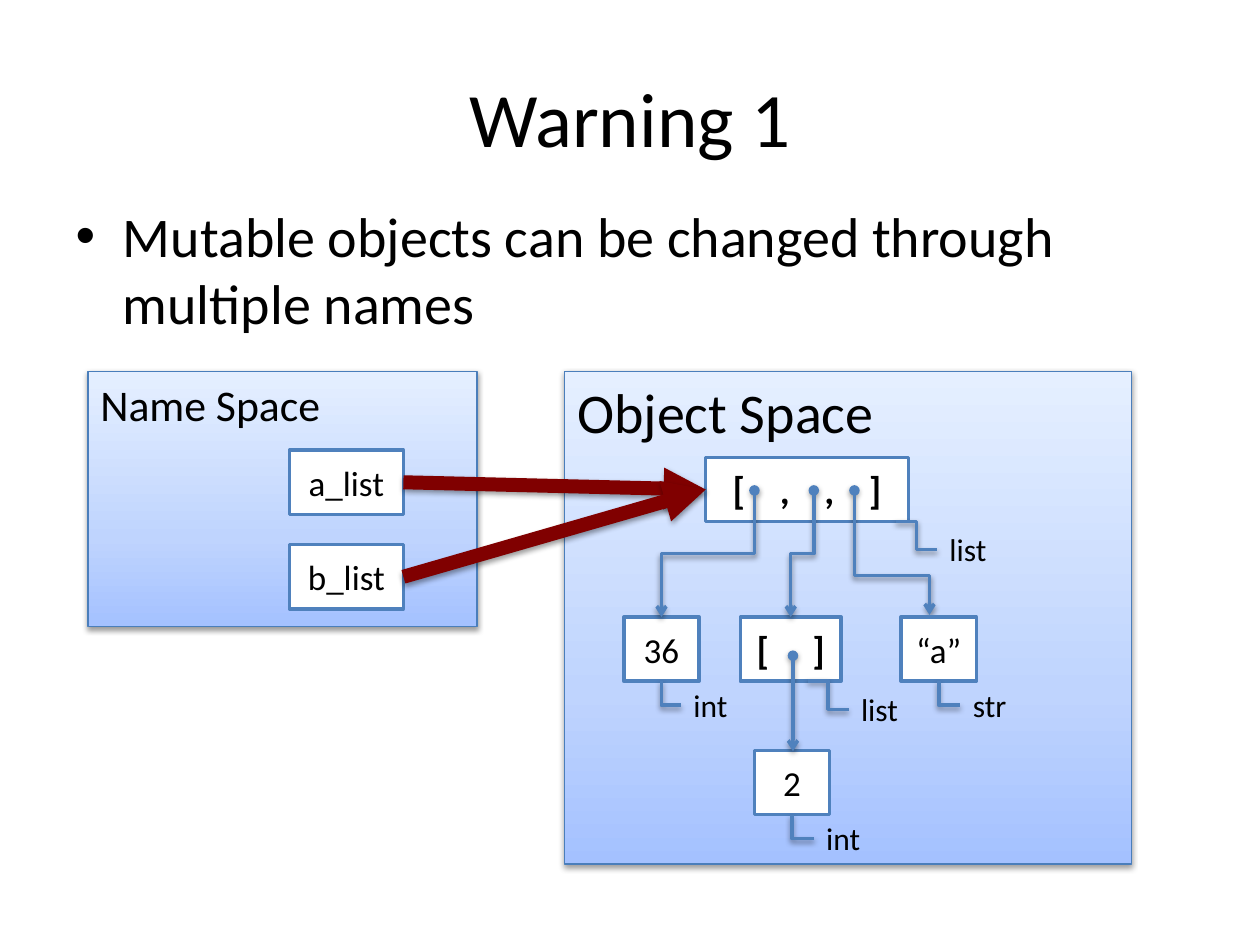
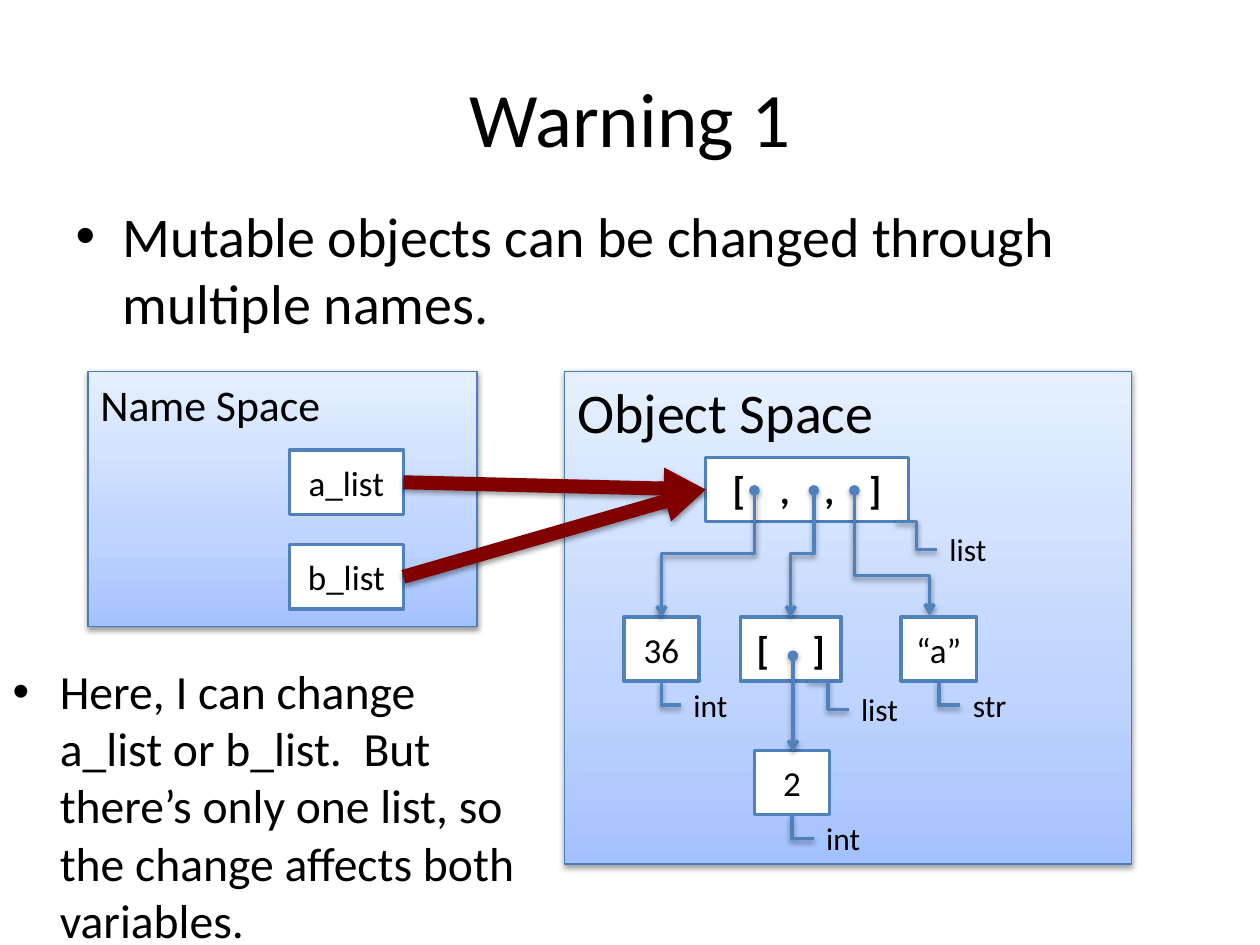
Before and after one commit to zengm71/Course-Overview, a slide deck: slide 3 of lesson_3/Lists_and_Mutability.pptx. Drawn at 1260x945 pixels with LibreOffice and Linux fonts; fonts in the diff are those of the drawing. Boxes give left, top, right and bottom in pixels: in the first picture for what was removed or moved away, otherwise in the second. Text is boxed around its words. In the diff, an @@ line names an element or a change of style, - is before the commit and + after.

Commit message:
added text to the mutability slides

```diff
--- a/lesson_3/Lists_and_Mutability.pptx
+++ b/lesson_3/Lists_and_Mutability.pptx
@@ text at box(123, 218, 1053, 333): text changed @@
-• Mutable objects can be changed through multiple names
+• Mutable objects can be changed through multiple names.
@@ text added at box(60, 676, 514, 890), 27.2 pt, text #000000 @@
+• Here, I can change a_list or b_list. But there’s only one list, so the change affects both variables.
```
Also in this commit, not shown: 2 other slides changed.
